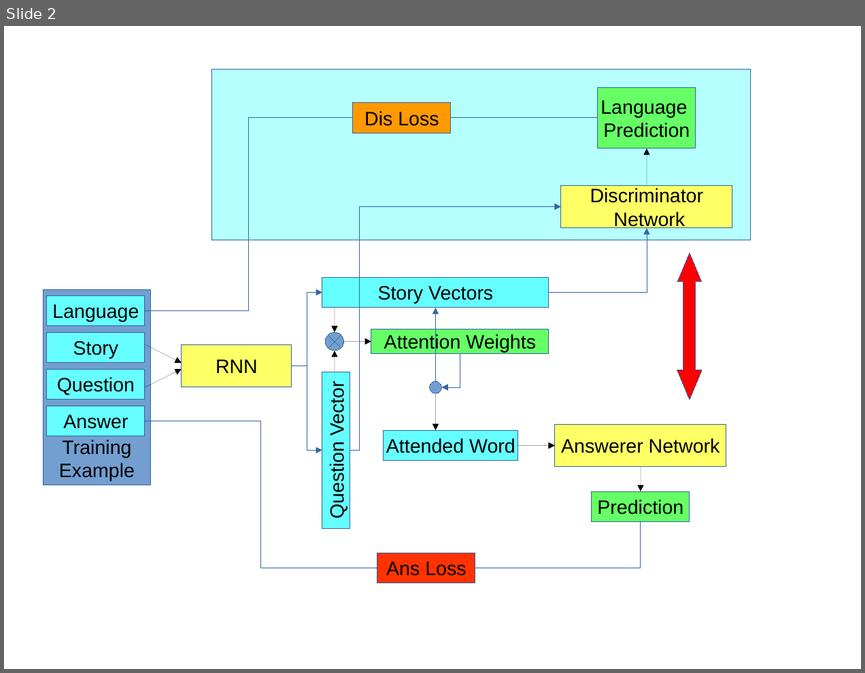
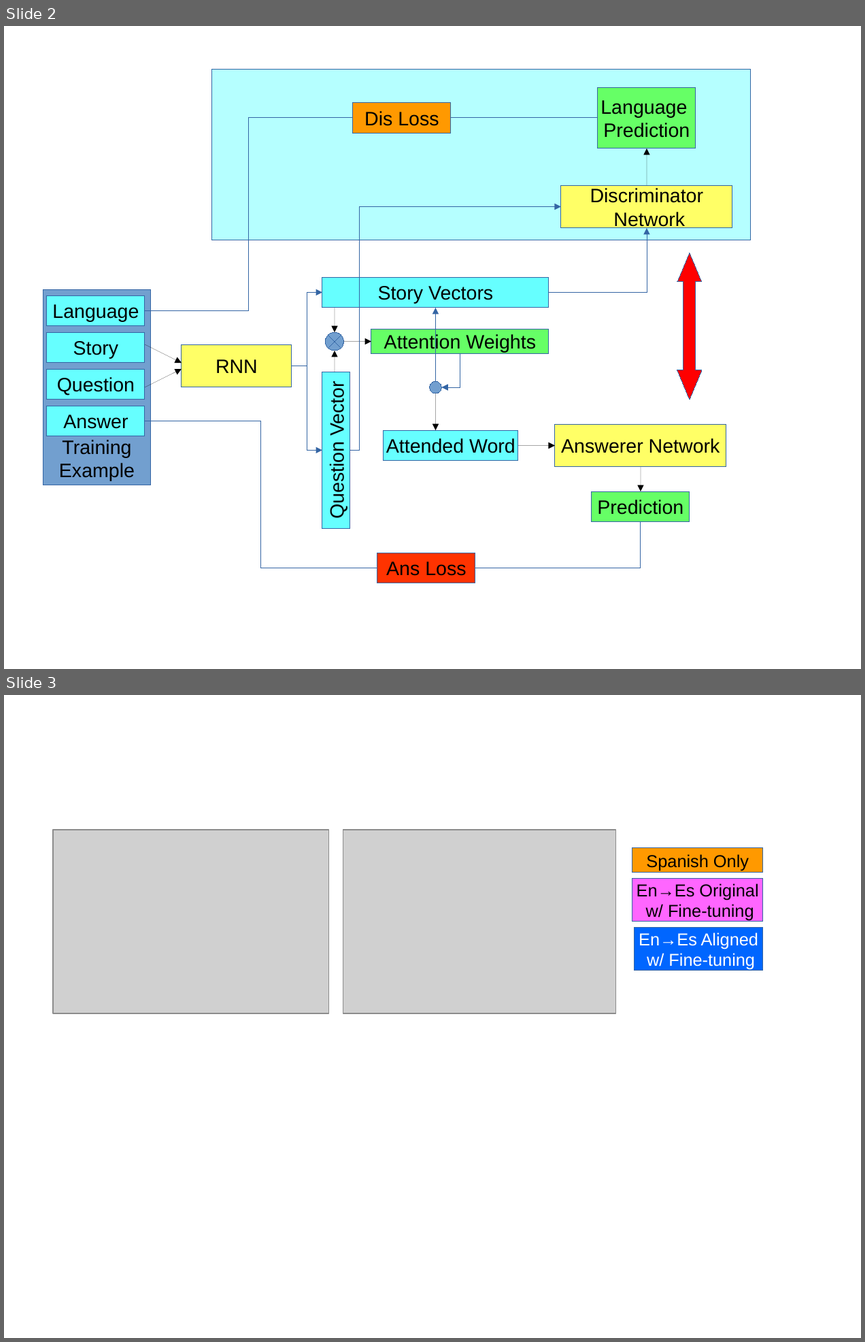
Before and after one commit to Mithrillion/BiQA, a slide deck: ideas/diagram_slide.odp. Shown one above the other, each under a label of ours: slide 2 before the commit, slides 2 and 3 after it. The pictures are 865x673 and 865x1342 pixels, drawn with LibreOffice and Linux fonts; fonts in the diff are those of the drawing; grey boxes stand for pictures. Boxes give left, top, right and bottom in pixels: in the first picture for what was removed or moved away, otherwise in the second. Text is boxed around its words. In the diff, an @@ line names an element or a change of style, - is before the commit and + after.

```diff
--- a/ideas/diagram_slide.odp
+++ b/ideas/diagram_slide.odp
@@ slide 3 added at (x1=4, y1=695, x2=861, y2=1338), background #FFFFFF @@
@@ picture added at (x1=53, y1=830, x2=329, y2=1013) @@
@@ picture added at (x1=343, y1=830, x2=617, y2=1013) @@
@@ rectangle added at (x1=632, y1=848, x2=763, y2=872), fill #FF9900, outline #3465A4 0 pt, 16 pt, text #000000 @@
+Spanish Only
@@ rectangle added at (x1=632, y1=879, x2=763, y2=921), fill #FF66FF, outline #3465A4 0 pt, 16 pt, text #000000 @@
+En→Es Original
+w/ Fine-tuning
@@ rectangle added at (x1=634, y1=928, x2=764, y2=970), fill #0066FF, outline #3465A4 0 pt, 16 pt, text #FFFFFF @@
+En→Es Aligned
+w/ Fine-tuning
```
Also in this commit, not shown: 11 other files.
